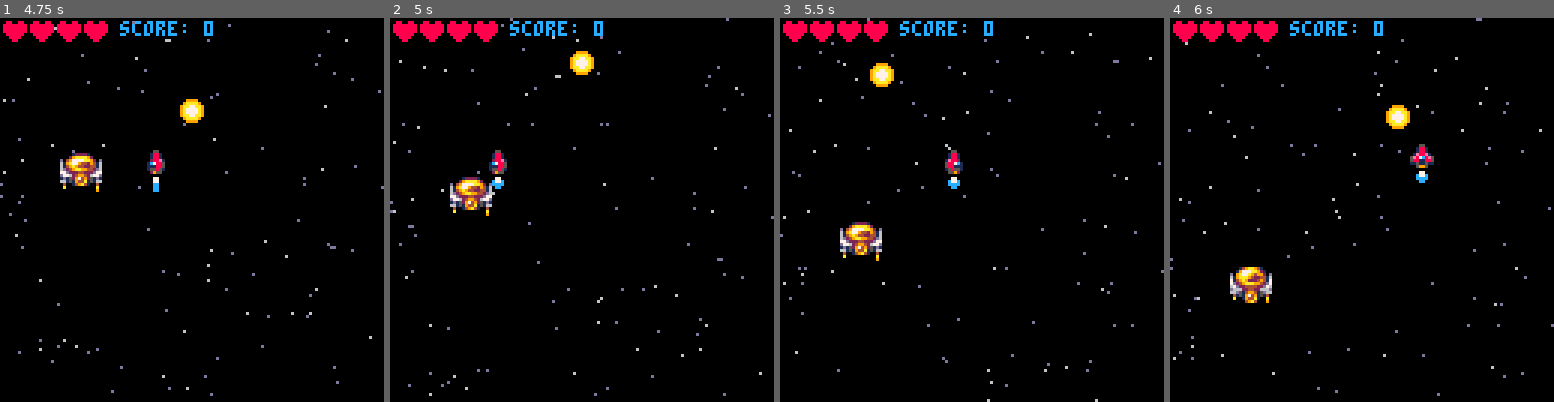
Above: before the commit, frames 1-4 (left to right).
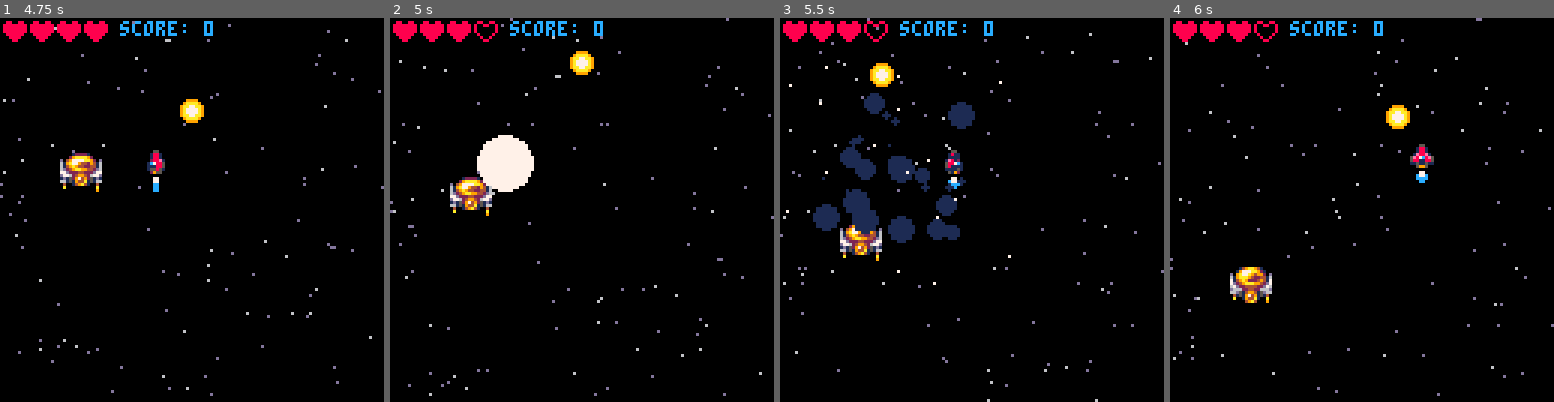
Above: after the commit, the same moments.

Repository: CRBroughton/pico-8-hero
Game: PICO-8 cartridge src/pico-8-hero.p8
The game is run twice, just before and just after one commit, with the same random seed, the same clock (stepped at 60 frames per second) and the same inputs.
Inputs:
- Up to frame 1 (4.75 s): tap O (Z key) at 0.33, 1.07, 2.22, 3.72 s; tap Down at 0.7 s; tap X (X key) at 1.43, 2.07, 2.82, 3.57, 4.32 s; hold Up 1.97-2.63 s; hold Right 2.68-3.02 s; hold Down 3.07-3.73 s; hold Left 3.78-4.12 s; hold Up 4.17-4.5 s; hold Left from 4.55 s (still down)
- Up to frame 2 (5 s): keep holding Left
- Up to frame 3 (5.5 s): release Left at 5.05 s; tap X (X key) at 5.07 s; hold Right from 5.1 s (still down); tap O (Z key) at 5.22 s
- Up to frame 4 (6 s): tap X (X key) at 5.82 s; release Right at 5.93 s; hold Up from 5.98 s (still down)

Frame 1 is identical in both runs. In frame 2, 1.8% of the frame differs, in the area x 22-38%, y 1-46%; in frame 3, 4.1%, in the area x 1-61%, y 1-70%; in frame 4, 0.1%.

Commit message:
fix(enemies): :bug: enemies with widths larger than 8 now are taken into account for collision

Diff:
--- a/src/utils.lua
+++ b/src/utils.lua
@@ -5,13 +5,13 @@
 function iscolliding(spritea, spriteb)
     local a_left = spritea.x
     local a_top = spritea.y
-    local a_right = spritea.x + 7
-    local a_bottom = spritea.y + 7
+    local a_right = spritea.x + spritea.collisionwidth - 1
+    local a_bottom = spritea.y + spritea.collisionheight - 1
 
     local b_left = spriteb.x
     local b_top = spriteb.y
-    local b_right = spriteb.x + 7
-    local b_bottom = spriteb.y + 7
+    local b_right = spriteb.x + spriteb.collisionwidth - 1
+    local b_bottom = spriteb.y + spriteb.collisionheight - 1
 
     if a_top > b_bottom then return false end
     if b_top > a_bottom then return false end
